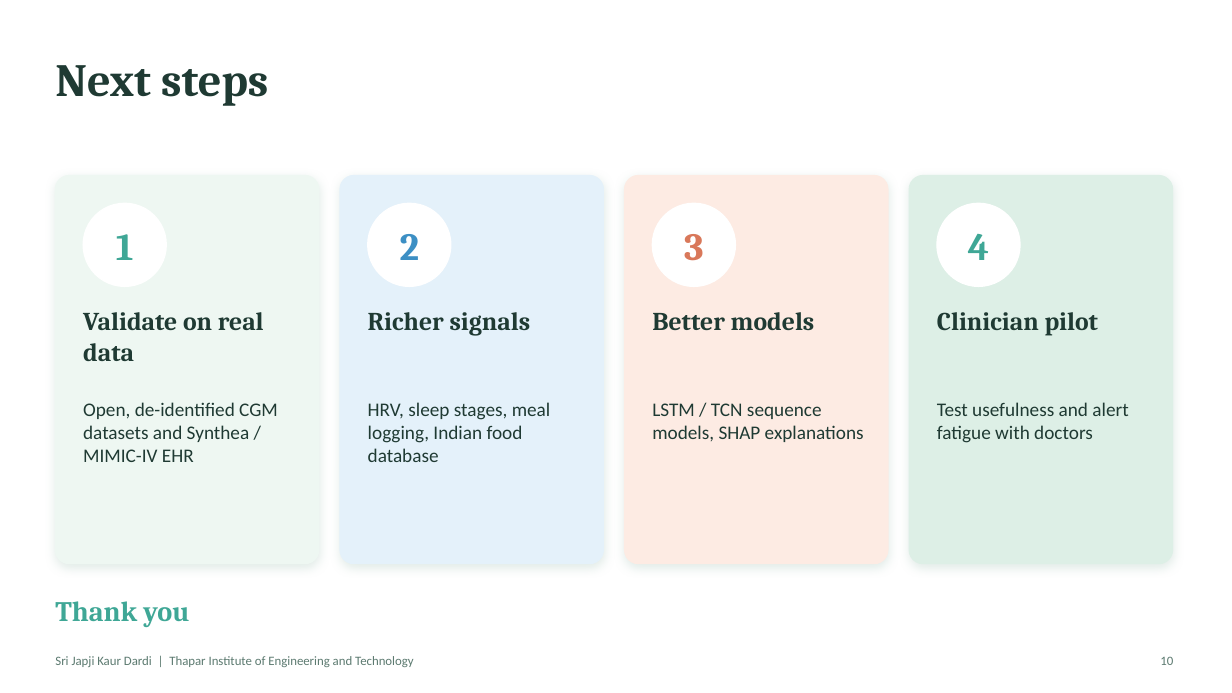
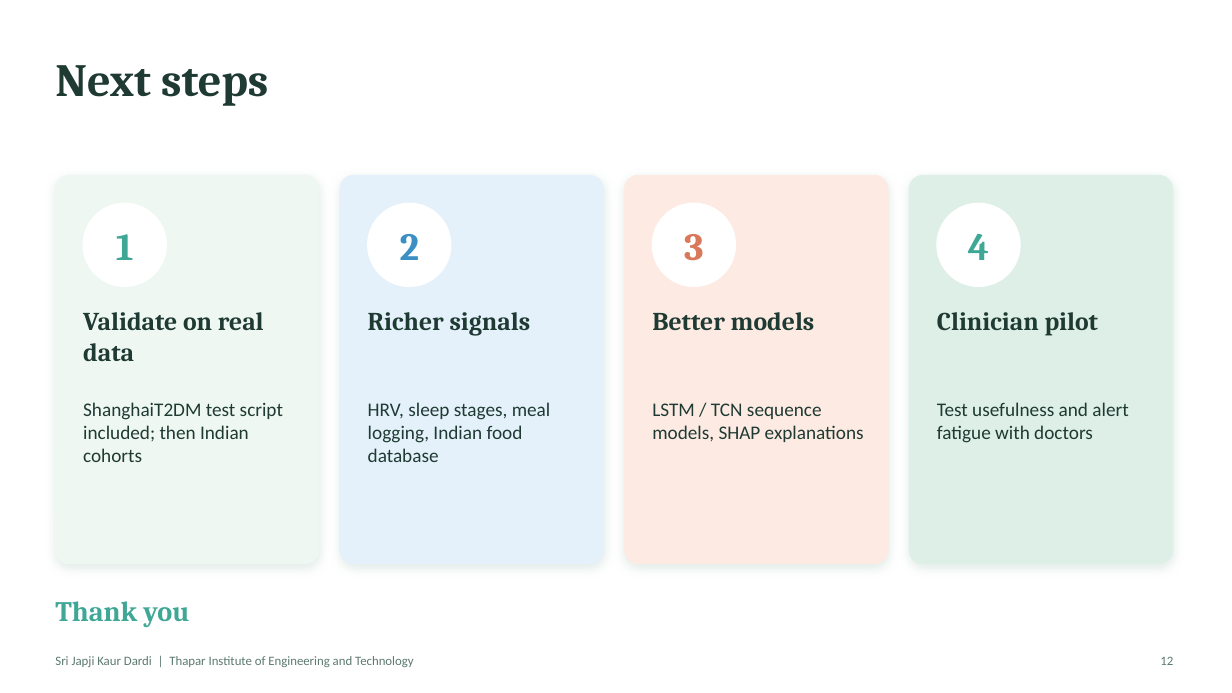
Before and after one commit to Srijapjikdardi/t2d-digital-twin, a slide deck: slide 12 of docs/presentation.pptx (slide 10 before the commit). Drawn at 1232x693 pixels with LibreOffice and Linux fonts; fonts in the diff are those of the drawing. Boxes give left, top, right and bottom in pixels: in the first picture for what was removed or moved away, otherwise in the second. Text is boxed around its words. In the diff, an @@ line names an element or a change of style, - is before the commit and + after.

```diff
--- a/docs/presentation.pptx
+++ b/docs/presentation.pptx
@@ text at [83,402,283,462]: text changed @@
-Open, de-identified CGM datasets and Synthea / MIMIC-IV EHR
+ShanghaiT2DM test script included; then Indian cohorts
@@ text at [1160,656,1173,665]: text changed @@
-10
+12
```
Also in this commit, not shown: 7 other slides changed, 2 slides added, 20 other files.
